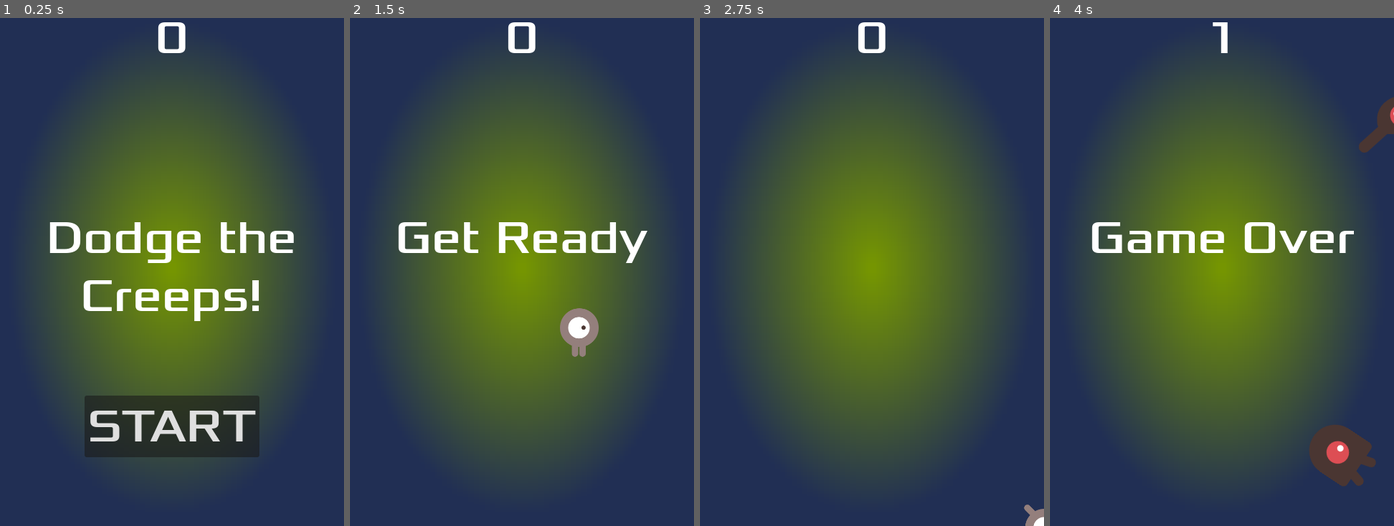
Above: before the commit, frames 1-4 (left to right).
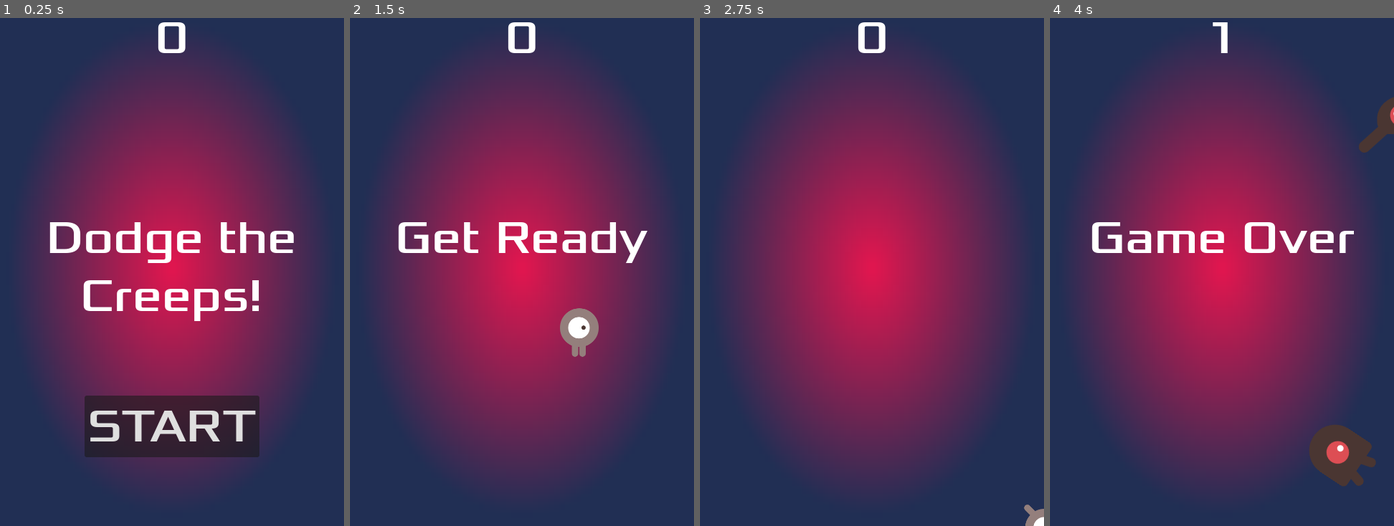
Above: after the commit, the same moments.

Repository: catarinaflores/DodgeTheCreeps
Game: Godot game, scene res://main.tscn
Two runs of this game, one before a commit and one after it. Both use one fixed random seed, a clock stepped at 60 frames per second and the inputs below.
Inputs:
- Up to frame 1 (0.25 s): no input
- Up to frame 2 (1.5 s): click "START" at 0.5 s; tap Enter at 1.25 s; hold D (move_right) from 1.28 s (still down)
- Up to frame 3 (2.75 s): release D (move_right) at 2.03 s; hold S (move_down) from 2.03 s (still down)
- Up to frame 4 (4 s): release S (move_down) at 2.78 s; hold D (move_right) 2.78-3.53 s; hold W (move_up) from 3.53 s (still down)

The runs differ from the first frame. In frame 1, 40% of the frame differs, in the area x 11-89%, y 10-89%; in frame 2, 45%; in frame 3, 48%; in frame 4, 46%.

Commit message:
powerups added

Diff:
--- a/PowerUp.gd
+++ b/PowerUp.gd
@@ -1,11 +1,7 @@
 extends RigidBody2D
 
 
-# Called when the node enters the scene tree for the first time.
-func _ready() -> void:
-	pass # Replace with function body.
 
-
-# Called every frame. 'delta' is the elapsed time since the previous frame.
-func _process(delta: float) -> void:
-	pass
+func _on_body_entered(body: Node) -> void:
+	get_tree().call_group("mob", "queue_free")
+	queue_free()
--- a/main.gd
+++ b/main.gd
@@ -1,6 +1,7 @@
 extends Node
 
 @export var mob_scene: Array[PackedScene]
+@export var powerups_scene: Array[PackedScene]
 var score: int
 
 @onready var mob_timer: Timer = %MobTimer
@@ -13,6 +14,8 @@
 @onready var game_over_music: AudioStreamPlayer2D = %GameOverMusic
 @onready var background_music: AudioStreamPlayer2D = %BackgroundMusic
 @onready var pause_screen: CanvasLayer = %PauseScreen
+
+
 
 
 
@@ -65,8 +68,13 @@
 
 
 func _on_power_up_timer_timeout() -> void:
-	pass # Replace with function body.
+	var powerup: Node2D = powerups_scene.pick_random().instantiate()
 
+	add_child(powerup)
+
+	var _powerup_spawn_location = Vector2(randi_range(0, get_viewport().size.x),\
+	randi_range(0, get_viewport().size.y))
+	powerup.global_position = _powerup_spawn_location
 
 func _unhandled_input(_event: InputEvent) -> void:
 	if Input.is_action_just_pressed("pause"):
@@ -83,3 +91,9 @@
 
 func _on_pause_screen_music_off() -> void:
 	hud.background_music.stop()
+
+
+func _on_power_up_2_double_score() -> void:
+	get_tree().create_timer(10)
+	score = score*2
+	hud.update_score(score)
--- a/main.tscn
+++ b/main.tscn
@@ -7,10 +7,12 @@
 [ext_resource type="PackedScene" uid="uid://dux0ntxsvlfv3" path="res://hud.tscn" id="4_7qu6t"]
 [ext_resource type="PackedScene" uid="uid://dgrl0mnxo2e03" path="res://mob_3.tscn" id="4_m5nxx"]
 [ext_resource type="PackedScene" uid="uid://bey3bvt6fpikk" path="res://mob_4.tscn" id="5_pobki"]
+[ext_resource type="PackedScene" uid="uid://dqw6wcau1abx4" path="res://power_up.tscn" id="6_tlfrt"]
+[ext_resource type="PackedScene" uid="uid://bti4m6atsonag" path="res://power_up_2.tscn" id="7_qc1g6"]
 [ext_resource type="PackedScene" uid="uid://ddvgwetlg43d6" path="res://pause_screen.tscn" id="9_tg6nb"]
 
 [sub_resource type="Gradient" id="Gradient_rb0y2"]
-colors = PackedColorArray(0.466667, 0.596078, 0, 1, 0.129412, 0.184314, 0.333333, 1)
+colors = PackedColorArray(0.894118, 0.0862745, 0.309804, 1, 0.129412, 0.184314, 0.333333, 1)
 
 [sub_resource type="GradientTexture2D" id="GradientTexture2D_vbk22"]
 gradient = SubResource("Gradient_rb0y2")
@@ -27,6 +29,7 @@
 [node name="Main" type="Node"]
 script = ExtResource("1_5vqbo")
 mob_scene = Array[PackedScene]([ExtResource("2_a13ya"), ExtResource("3_6qb0s"), ExtResource("4_m5nxx"), ExtResource("5_pobki")])
+powerups_scene = Array[PackedScene]([ExtResource("6_tlfrt"), ExtResource("7_qc1g6")])
 
 [node name="Background" type="TextureRect" parent="."]
 anchors_preset = 15
@@ -71,6 +74,14 @@
 unique_name_in_owner = true
 visible = false
 
+[node name="PowerUp" parent="." instance=ExtResource("6_tlfrt")]
+unique_name_in_owner = true
+visible = false
+
+[node name="PowerUp2" parent="." instance=ExtResource("7_qc1g6")]
+unique_name_in_owner = true
+visible = false
+
 [connection signal="timeout" from="MobTimer" to="." method="_on_mob_timer_timeout"]
 [connection signal="timeout" from="ScoreTimer" to="." method="_on_score_timer_timeout"]
 [connection signal="timeout" from="StartTimer" to="." method="_on_start_timer_timeout"]
@@ -80,3 +91,4 @@
 [connection signal="music_off" from="PauseScreen" to="." method="_on_pause_screen_music_off"]
 [connection signal="music_on" from="PauseScreen" to="." method="_on_pause_screen_music_on"]
 [connection signal="restart" from="PauseScreen" to="." method="_on_pause_screen_restart"]
+[connection signal="double_score" from="PowerUp2" to="." method="_on_power_up_2_double_score"]
--- a/player.tscn
+++ b/player.tscn
@@ -36,6 +36,7 @@
 height = 68.0
 
 [node name="Player" type="Area2D"]
+collision_layer = 3
 script = ExtResource("1_7e3wx")
 metadata/_edit_group_ = true
 
--- a/power_up.tscn
+++ b/power_up.tscn
@@ -1,19 +1,21 @@
-[gd_scene load_steps=4 format=3 uid="uid://d0j6eugomdx72"]
+[gd_scene load_steps=4 format=3 uid="uid://dqw6wcau1abx4"]
 
 [ext_resource type="Script" path="res://PowerUp.gd" id="1_gadbo"]
 [ext_resource type="Texture2D" uid="uid://3ydbdbpkr8h0" path="res://art/icons8-poison-48.png" id="2_jwxda"]
 
-[sub_resource type="CircleShape2D" id="CircleShape2D_d3f4k"]
-radius = 15.0
+[sub_resource type="CircleShape2D" id="CircleShape2D_dqawu"]
+radius = 16.0
 
-[node name="PowerUp" type="RigidBody2D"]
+[node name="PowerUp" type="RigidBody2D" groups=["powerups"]]
+collision_layer = 2
 collision_mask = 0
 gravity_scale = 0.0
 script = ExtResource("1_gadbo")
 
-[node name="Sprite2D" type="Sprite2D" parent="." groups=["powerups"]]
-scale = Vector2(0.708333, 0.708333)
+[node name="Sprite2D" type="Sprite2D" parent="."]
 texture = ExtResource("2_jwxda")
 
 [node name="CollisionShape2D" type="CollisionShape2D" parent="."]
-shape = SubResource("CircleShape2D_d3f4k")
+shape = SubResource("CircleShape2D_dqawu")
+
+[connection signal="body_entered" from="." to="." method="_on_body_entered"]
--- /dev/null
+++ b/power_up_2.gd
@@ -0,0 +1,6 @@
+extends "res://PowerUp.gd"
+
+signal double_score
+
+func _on_body_entered(body: Node) -> void:
+	double_score.emit()
--- /dev/null
+++ b/power_up_2.tscn
@@ -0,0 +1,19 @@
+[gd_scene load_steps=5 format=3 uid="uid://bti4m6atsonag"]
+
+[ext_resource type="PackedScene" uid="uid://dqw6wcau1abx4" path="res://power_up.tscn" id="1_i2o4f"]
+[ext_resource type="Script" path="res://power_up_2.gd" id="2_mvkt0"]
+[ext_resource type="Texture2D" uid="uid://cuxtb5ckmueaa" path="res://art/icons8-siren-48.png" id="3_n76qp"]
+
+[sub_resource type="CapsuleShape2D" id="CapsuleShape2D_it675"]
+radius = 16.0
+height = 48.0
+
+[node name="PowerUp2" instance=ExtResource("1_i2o4f")]
+script = ExtResource("2_mvkt0")
+
+[node name="Sprite2D" parent="." index="0"]
+scale = Vector2(1.33333, 1.33333)
+texture = ExtResource("3_n76qp")
+
+[node name="CollisionShape2D" parent="." index="1"]
+shape = SubResource("CapsuleShape2D_it675")
Not shown: 1 places in main.tscn that only renumber resources
